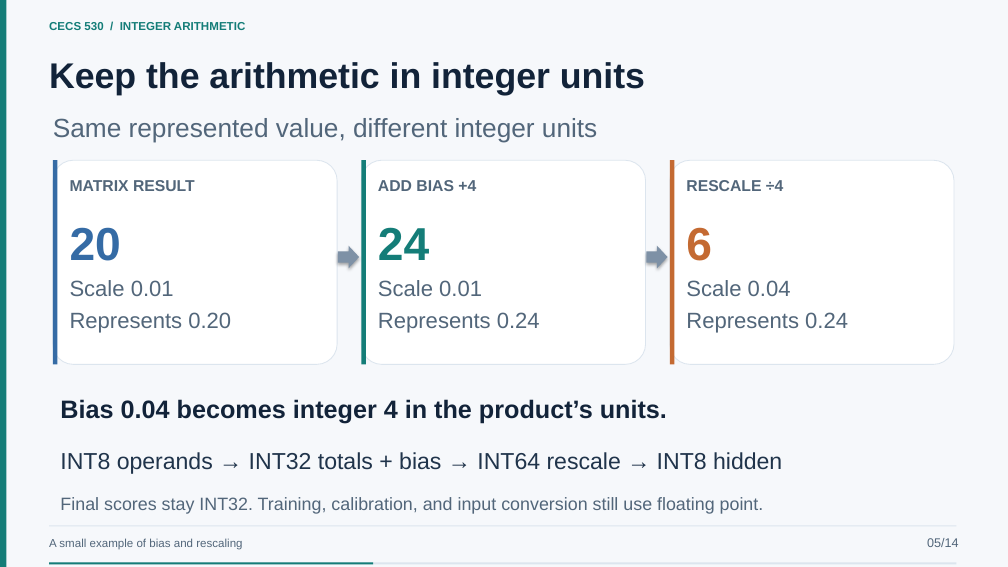
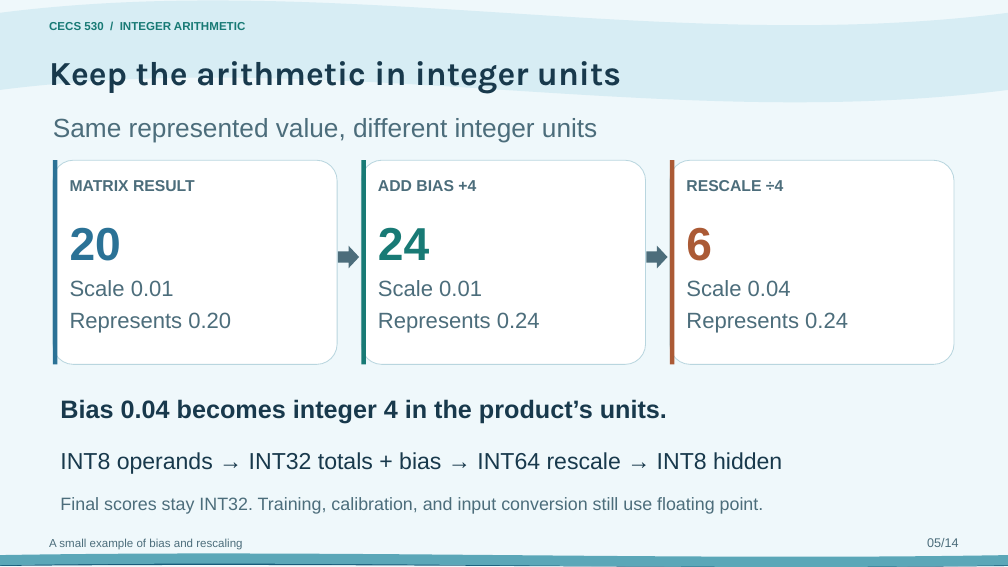
Before and after one commit to EnragedWaters/CECS-530-Quantized-Neural-Network-Accelerator, a slide deck: slide 5 of presentation/project-presentation.pptx. Drawn at 1008x567 pixels with LibreOffice and Linux fonts; fonts in the diff are those of the drawing. Boxes give left, top, right and bottom in pixels: in the first picture for what was removed or moved away, otherwise in the second. Text is boxed around its words. In the diff, an @@ line names an element or a change of style, - is before the commit and + after.

Commit message:
Use Ocean Waves theme for project presentation

```diff
--- a/presentation/project-presentation.pptx
+++ b/presentation/project-presentation.pptx
@@ background #F6F8FB to #EFF8FB @@
@@ rectangle removed at (0, 0, 7, 567) @@
@@ wave added at (0, 0, 1008, 103), fill #D7EDF4 @@
@@ text "CECS 530 / INTEGER ARITHMETIC" at (49, 22, 245, 30): text colour #147D78 to #187A75 @@
@@ text "Keep the arithmetic in integer ..." at (49, 61, 621, 94): size 34 to 32 pt, font Arial to Karla, text colour #122339 to #18394C @@
@@ rectangle at (53, 160, 57, 364): fill #356BA5 to #2B7296 @@
@@ rectangle at (361, 160, 366, 364): fill #147D78 to #187A75 @@
@@ outline #DCE5EE 0.8 pt to #B9D6DF 0.8 pt in 3 elements at (53, 160, 337, 364), (361, 160, 646, 364), (670, 160, 954, 364) @@
@@ rectangle at (670, 160, 675, 364): fill #C46A32 to #AB5A35 @@
@@ text "20" at (70, 227, 121, 261): text colour #356BA5 to #2B7296 @@
@@ text "6" at (686, 227, 712, 261): text colour #C46A32 to #AB5A35 @@
@@ right arrow at (338, 246, 359, 268): fill #7E91A6 to #4C6D7B; shadow off @@
@@ right arrow at (647, 246, 668, 268): fill #7E91A6 to #4C6D7B; shadow off @@
@@ text "Bias 0.04 becomes integer 4 ..." at (60, 399, 667, 424): text colour #122339 to #18394C @@
@@ text "A small example of bias ..." at (49, 538, 242, 550): text colour #52667A to #4C6D7B @@
@@ text "05/14" at (927, 538, 958, 547): text colour #52667A to #4C6D7B @@
@@ wave added at (0, 559, 1008, 567), fill #175B7A @@
@@ wave added at (0, 554, 1008, 567), fill #5BA7B8 @@
@@ rectangle removed at (49, 563, 957, 565) @@
@@ rectangle removed at (49, 563, 374, 565) @@
```
Also in this commit, not shown: 17 other slides changed, 2 other files.
